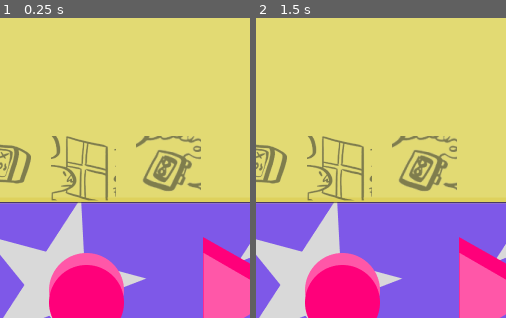
Above: before the commit, frames 1-2 (left to right).
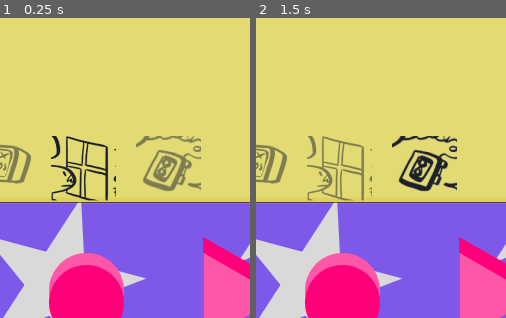
Above: after the commit, the same moments.

Repository: rothiotome/existengotchi-mjw17
Game: Godot game, scene res://scenes/world.tscn
The game is run twice, just before and just after one commit, with the same random seed, the same clock (stepped at 60 frames per second) and the same inputs.
Inputs (mouse positions are % of the whole screen's width and height, from its top left):
- Up to frame 1 (0.25 s): no input
- Up to frame 2 (1.5 s): click (51, 86) at 0.52 s; click (80, 86) at 1.25 s
The pictures show only the part of the screen within x 34-84%, y 39-89%; the shares and areas given below are measured in that part.

The runs differ from the first frame. In frame 1, 1.5% of the frame differs, in the area x 20-47%, y 39-61%; in frame 2, 1.9%, in the area x 54-81%, y 39-58%.

Commit message:
basic navigation menu

Diff:
--- a/scenes/world.tscn
+++ b/scenes/world.tscn
@@ -74,6 +74,7 @@
 texture = ExtResource("4_8u0cd")
 
 [node name="ActionMenu" type="HBoxContainer" parent="Panel"]
+unique_name_in_owner = true
 layout_mode = 1
 anchors_preset = 7
 anchor_left = 0.5
@@ -107,7 +108,7 @@
 position = Vector2(252, 297)
 texture = ExtResource("2_lv3vw")
 
-[node name="Confirm" type="TextureButton" parent="."]
+[node name="Select" type="TextureButton" parent="."]
 layout_mode = 0
 offset_left = 218.0
 offset_top = 471.0
@@ -134,7 +135,7 @@
 texture_normal = ExtResource("8_mfe73")
 texture_pressed = ExtResource("9_gf4wo")
 
-[node name="TextureButton" type="TextureButton" parent="."]
+[node name="Resize" type="TextureButton" parent="."]
 layout_mode = 1
 anchors_preset = 1
 anchor_left = 1.0
@@ -146,3 +147,7 @@
 size_flags_vertical = 0
 texture_normal = ExtResource("6_xv50p")
 script = ExtResource("7_ci1wg")
+
+[connection signal="pressed" from="Select" to="." method="_on_select_pressed"]
+[connection signal="pressed" from="Right" to="." method="_on_right_pressed"]
+[connection signal="pressed" from="Left" to="." method="_on_left_pressed"]
--- a/scripts/action_menu.gd
+++ b/scripts/action_menu.gd
@@ -1,11 +1,49 @@
 extends HBoxContainer
 
+var actions: PackedStringArray
 
-# Called when the node enters the scene tree for the first time.
+var current_highlighted_action: String
+var default_highlighted_action: String = "LookOutWindow"
+const highlighted_alfa = 1
+const faded_alfa = 0.5
+
 func _ready():
-	pass # Replace with function body.
+	for n in get_children():
+		actions.append(n.name)
+	highlight_action(default_highlighted_action)
 
 
-# Called every frame. 'delta' is the elapsed time since the previous frame.
-func _process(delta):
+func highlight_action(action_name):
+	if current_highlighted_action:
+		remove_highlight_action(current_highlighted_action)
+	current_highlighted_action = action_name
+	var action_texture: TextureRect = get_texture_from_name(action_name)
+	action_texture.self_modulate.a = highlighted_alfa
+
+func remove_highlight_action(action_name):
+	if actions.has(action_name):
+		var action_texture: TextureRect = get_texture_from_name(action_name)
+		action_texture.self_modulate.a = faded_alfa
+
+func on_button_clicked(action_type):
+	match action_type:
+		"right":
+			var action_index = actions.find(current_highlighted_action)
+			if action_index == actions.size() - 1:
+				return
+			highlight_action(actions[action_index + 1])
+
+		"left":
+			var action_index = actions.find(current_highlighted_action)
+			if action_index == 0:
+				return
+			highlight_action(actions[action_index - 1])
+		"select":
+			do_action(current_highlighted_action)
+
+func do_action(action_name):
 	pass
+
+func get_texture_from_name(action_name):
+	if actions.has(action_name):
+		return get_child(actions.find(action_name)) as TextureRect
--- a/scripts/drag_window.gd
+++ b/scripts/drag_window.gd
@@ -2,6 +2,15 @@
 
 var following: bool
 var dragging_start_position: Vector2
+
+@onready var action_menu = %ActionMenu
+
+
+
+
+func _ready():
+	DisplayServer.window_set_flag(DisplayServer.WINDOW_FLAG_TRANSPARENT, true, 0)
+	DisplayServer.window_set_flag(DisplayServer.WINDOW_FLAG_BORDERLESS, true, 0)
 
 
 func _input(event):
@@ -12,10 +21,20 @@
 		if event.is_released():
 			following = false
 
+
 func _gui_input(event):
 	if following and InputEventMouseMotion:
 		DisplayServer.window_set_position(DisplayServer.window_get_position_with_decorations() as Vector2 + get_global_mouse_position() - dragging_start_position)
 
-func _ready():
-	DisplayServer.window_set_flag(DisplayServer.WINDOW_FLAG_TRANSPARENT, true, 0)
-	DisplayServer.window_set_flag(DisplayServer.WINDOW_FLAG_BORDERLESS, true, 0)
+
+
+func _on_select_pressed():
+	action_menu.on_button_clicked("select")
+
+
+func _on_right_pressed():
+	action_menu.on_button_clicked("right")
+
+
+func _on_left_pressed():
+	action_menu.on_button_clicked("left")
